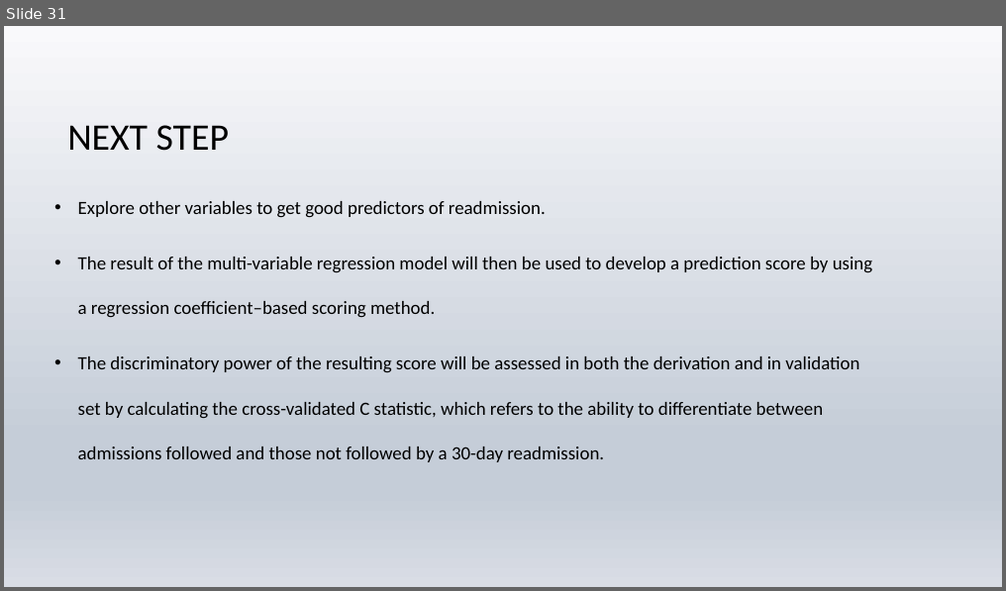
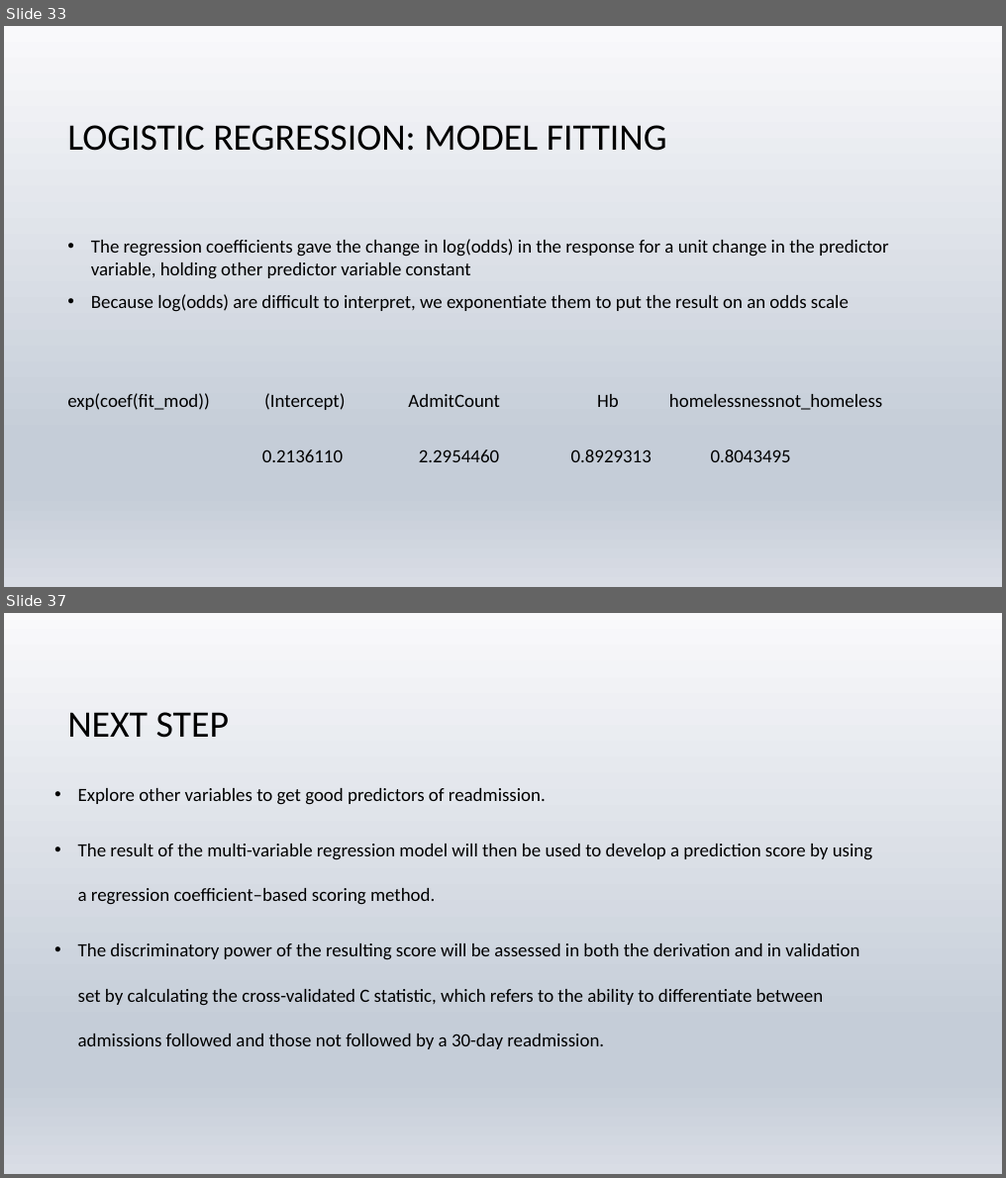
Before and after one commit to tanzirhasan/Readmission, a slide deck: 30_day_readmission.pptx. Shown one above the other, each under a label of ours: slide 31 before the commit, slides 33 and 37 after it; the slides between them are not shown. The pictures are 1006x591 and 1006x1178 pixels, drawn with LibreOffice and Linux fonts; fonts in the diff are those of the drawing; background and template pictures are left out. Boxes give left, top, right and bottom in pixels: in the first picture for what was removed or moved away, otherwise in the second. Text is boxed around its words. In the diff, an @@ line names an element or a change of style, - is before the commit and + after.

```diff
--- a/30_day_readmission.pptx
+++ b/30_day_readmission.pptx
@@ slide 33 added at bbox=[4, 26, 1002, 587], background picture (left out) @@
@@ title added at bbox=[67, 125, 667, 151], 36 pt, text #000000 @@
+LOGISTIC REGRESSION: MODEL FITTING
@@ text added at bbox=[67, 239, 889, 463], 18 pt, text #000000 @@
+• The regression coefficients gave the change in log(odds) in the response for a unit change in the predictor variable, holding other predictor variable constant
+• Because log(odds) are difficult to interpret, we exponentiate them to put the result on an odds scale
+exp(coef(fit_mod)) (Intercept) AdmitCount Hb homelessnessnot_homeless
+0.2136110 2.2954460 0.8929313 0.8043495
@@ what was slide 31 is now slide 37 @@
```
Also in this commit, not shown: 4 slides changed, 5 other slides added.
